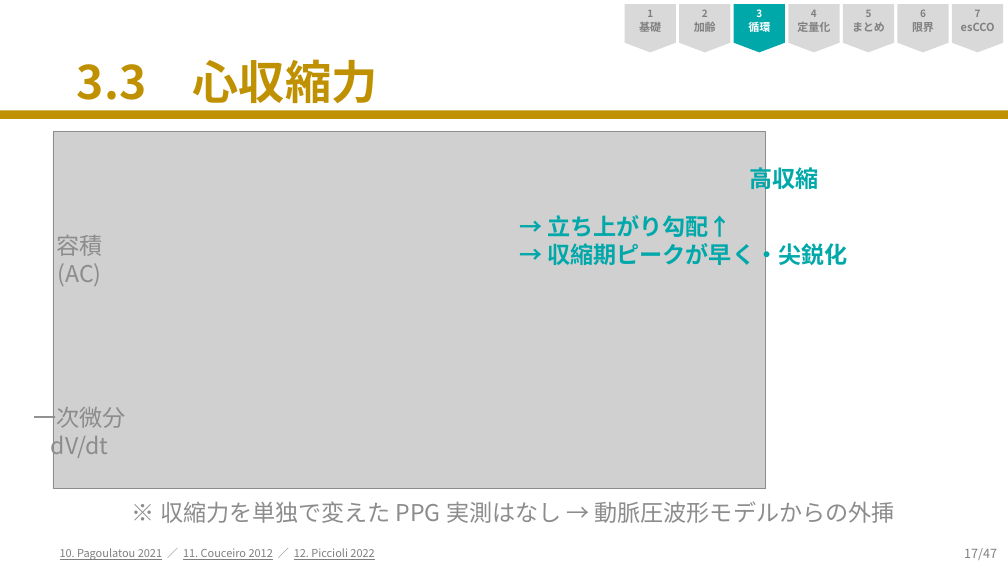
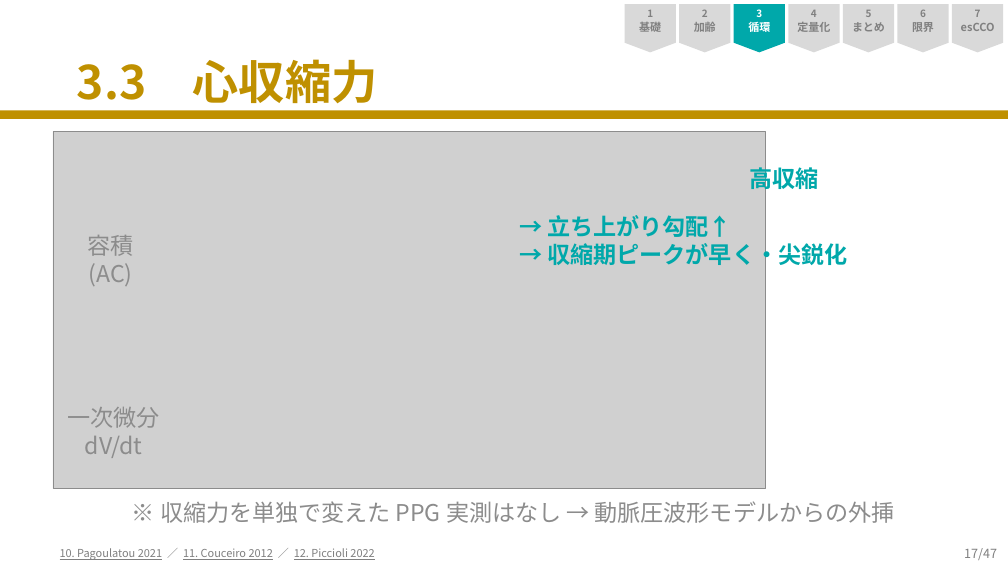
Before and after one commit to nobumitsu-3141/ppg-study, a slide deck: slide 17 of SpO2PPG_revised_websafe.pptx. Drawn at 1008x567 pixels with LibreOffice and Linux fonts; fonts in the diff are those of the drawing; grey boxes stand for pictures. Boxes give left, top, right and bottom in pixels: in the first picture for what was removed or moved away, otherwise in the second. Text is boxed around its words. In the diff, an @@ line names an element or a change of style, - is before the commit and + after.

```diff
--- a/SpO2PPG_revised_websafe.pptx
+++ b/SpO2PPG_revised_websafe.pptx
@@ text "容積 (AC)": place and size @@
-text "容積 (AC)" at box(57, 235, 103, 286)
+text "容積 (AC)" at box(88, 235, 134, 286)
@@ text "一次微分 dV/dt" rewrapped from box(34, 403, 126, 460) to box(67, 407, 159, 458) @@
```
Also in this commit, not shown: 16 other slides changed, 3 other files.
